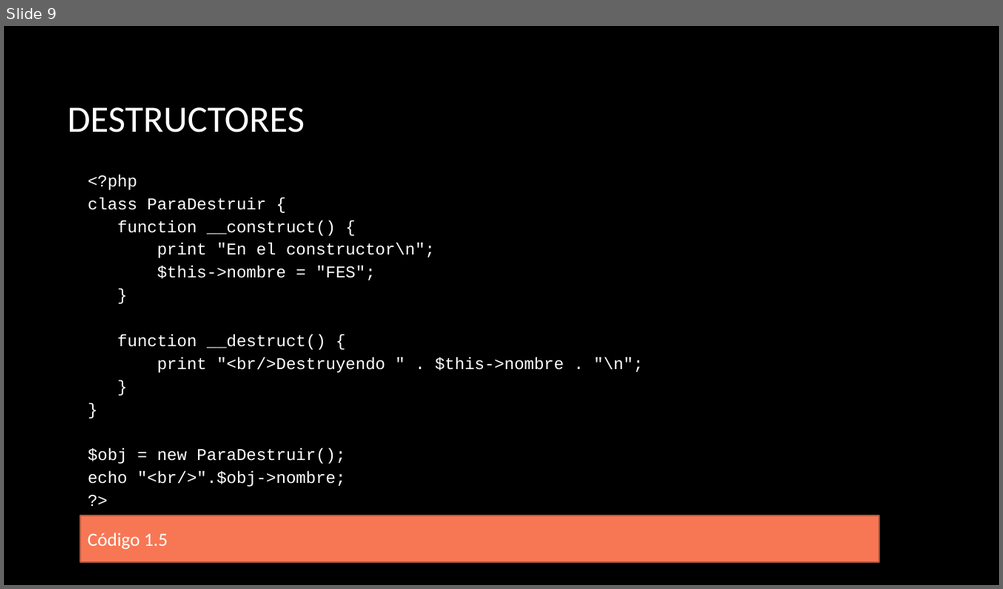
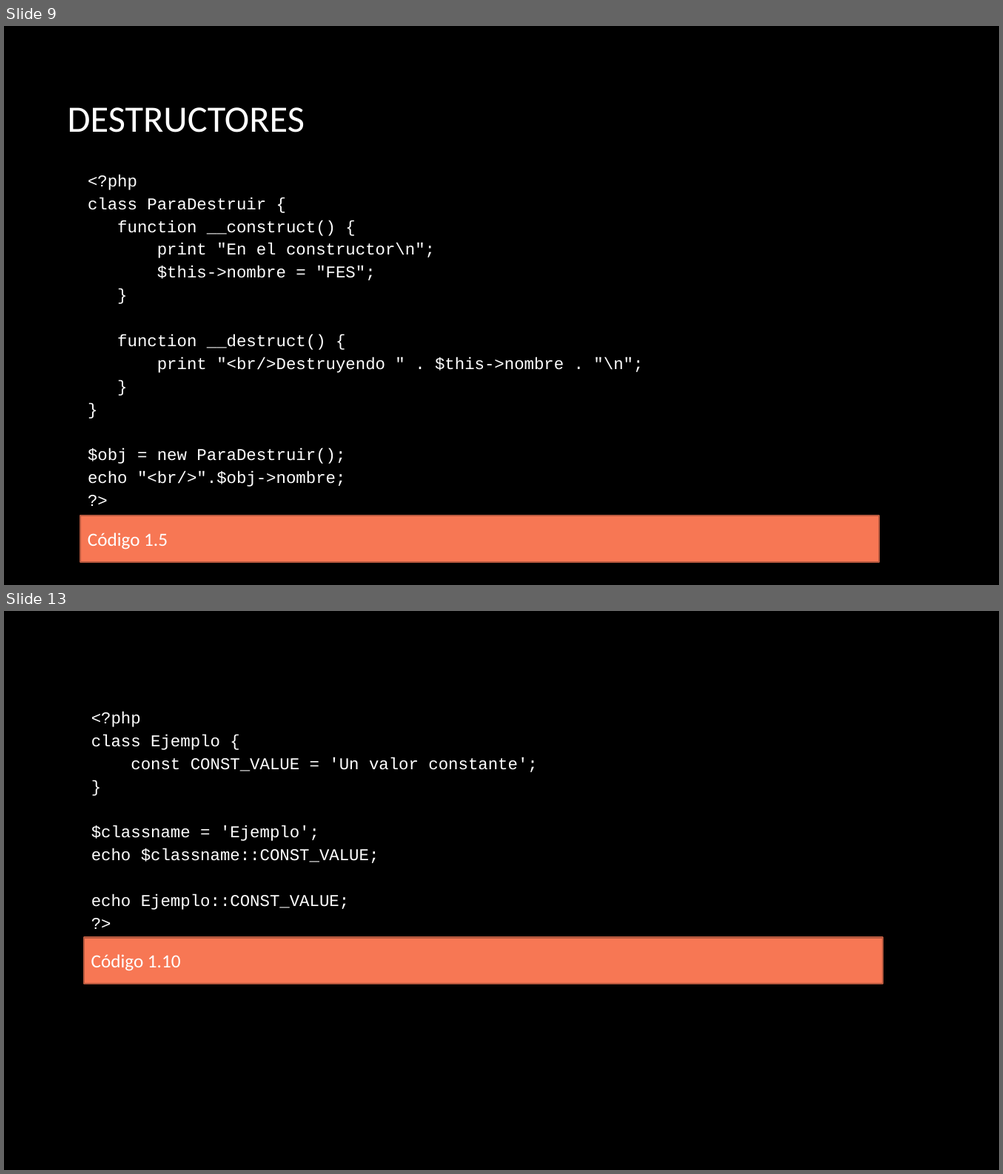
Before and after one commit to erikfer94/fromNoobToMaster, a slide deck: presentaciones/clase_3.pptx. Shown one above the other, each under a label of ours: slide 9 before the commit, slides 9 and 13 after it; the slides between them are not shown. The pictures are 1003x589 and 1003x1174 pixels, drawn with LibreOffice and Linux fonts; fonts in the diff are those of the drawing; background and template pictures are left out. Boxes give left, top, right and bottom in pixels: in the first picture for what was removed or moved away, otherwise in the second. Text is boxed around its words. In the diff, an @@ line names an element or a change of style, - is before the commit and + after.

```diff
--- a/presentaciones/clase_3.pptx
+++ b/presentaciones/clase_3.pptx
@@ slide 13 added at (4, 611, 999, 1170), background picture (left out) @@
@@ rectangle added at (84, 701, 883, 938), fill #000000, 16 pt, text #FFFFFF @@
+<?php
+class Ejemplo {
+const CONST_VALUE = 'Un valor constante';
+}
+$classname = 'Ejemplo';
+echo $classname::CONST_VALUE;
+echo Ejemplo::CONST_VALUE;
+?>
@@ rectangle added at (84, 938, 883, 984), fill #F77754, outline #B7583E 1.5 pt, 18 pt, text #FFFFFF @@
+Código 1.10
```
Also in this commit, not shown: 20 other slides added, 17 other files.
